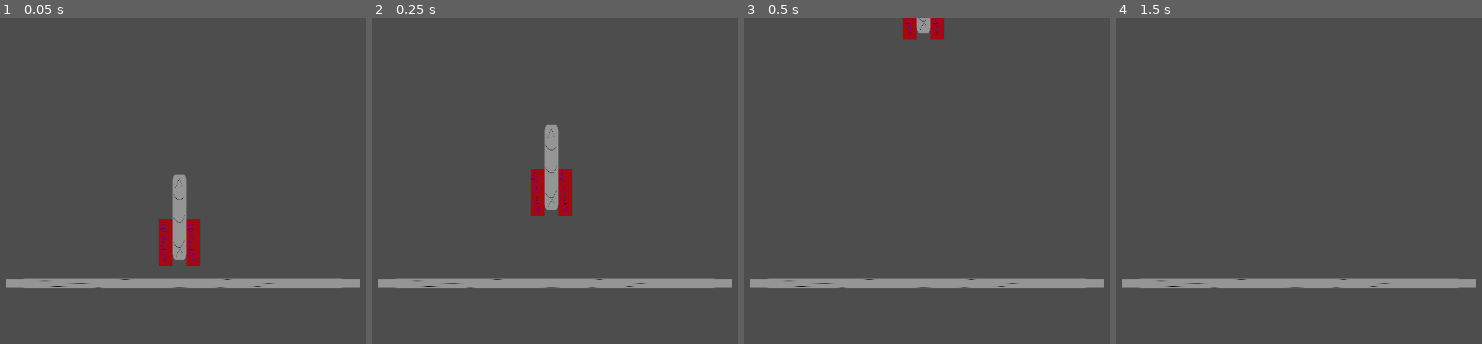
Above: before the commit, frames 1-4 (left to right).
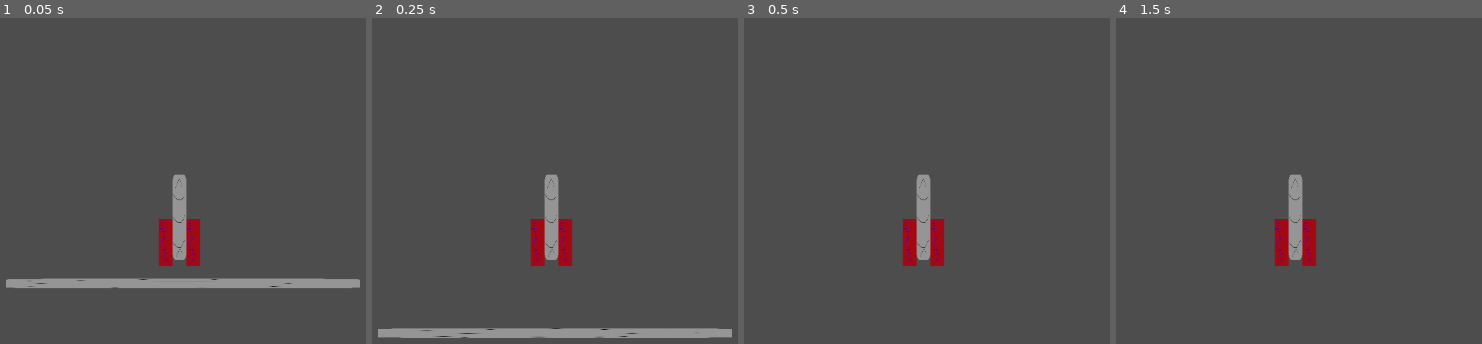
Above: after the commit, the same moments.

Repository: martin-danhier/to-the-moon
Game: Godot game, scene res://exploration.tscn
The game is run twice, just before and just after one commit, with the same random seed, the same clock (stepped at 60 frames per second) and the same inputs.
Inputs:
- Up to frame 1 (0.05 s): no input
- Up to frame 2 (0.25 s): no input
- Up to frame 3 (0.5 s): no input
- Up to frame 4 (1.5 s): tap Enter at 1.25 s

The runs differ from the first frame. In frame 1, 0.3% of the frame differs, in the area x 1-99%, y 49-83%; in frame 2, 9.2%, in the area x 1-99%, y 32-99%; in frame 3, 5.6%; in frame 4, 5.0%.

Commit message:
Lock camera to body

Diff:
--- a/exploration.tscn
+++ b/exploration.tscn
@@ -52,6 +52,8 @@
 position = Vector2(3.57628e-07, -36.5)
 scale = Vector2(0.078125, 0.240234)
 texture = ExtResource("2_1yu1n")
+
+[node name="Camera2D" type="Camera2D" parent="Rocket/body_0"]
 
 [node name="body_to_left_side" type="GrooveJoint2D" parent="Rocket"]
 position = Vector2(-10.105, -29)
@@ -113,8 +115,6 @@
 length = 1.0
 initial_offset = 1.0
 
-[node name="Camera2D" type="Camera2D" parent="."]
-
 [node name="StaticBody2D" type="StaticBody2D" parent="."]
 
 [node name="CollisionShape2D" type="CollisionShape2D" parent="StaticBody2D"]
Not shown: 1 places in exploration.tscn that only renumber resources
